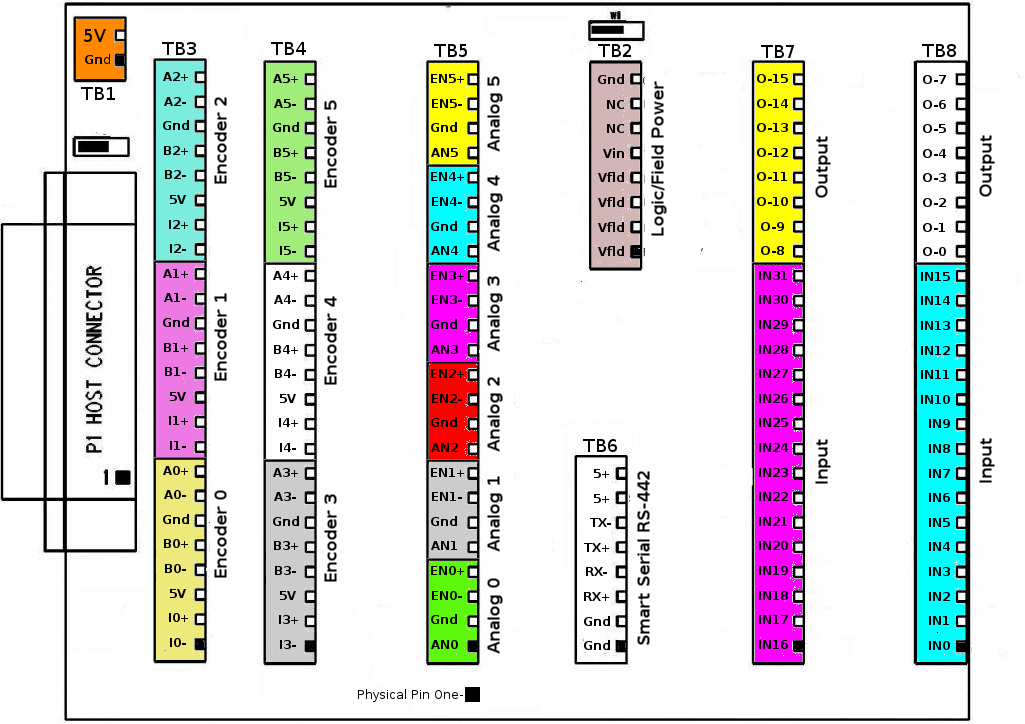
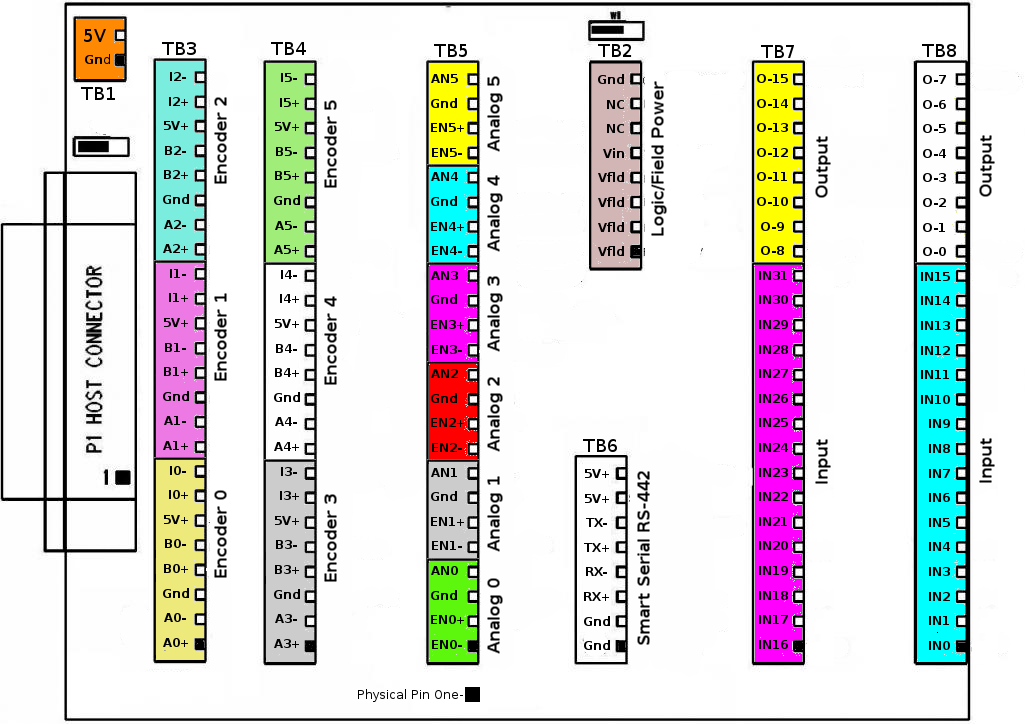
Layer changes from the first 1025×724 image to the second:
renamed "A5+ ..." to "I5- ...", moved it above "I2- ...", painted on it over [left=273, top=73, right=300, bottom=649]
renamed "A2+ ..." to "I2- ...", painted on it over [left=163, top=72, right=189, bottom=647]
renamed "5+ ..." to "5V+ ...", painted on it over [left=585, top=469, right=611, bottom=527]
renamed "EN5+ ..." to "AN5 ...", painted on it over [left=431, top=74, right=464, bottom=649]
